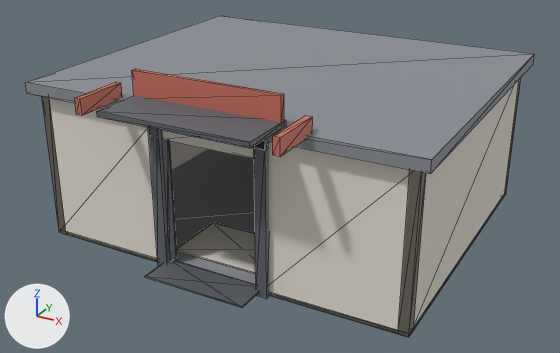
An edit to the glTF model projects/rv/assets/models/rv/rv_store.gltf, drawn before and after from the same camera.
Both versions are drawn from a 50 mm camera at (5.75, -10.98, 6.11) aimed at (0.0, -0.53, 0.89). Every picture has the same lights, and +X, +Y and +Z are marked at lower left. The first picture is the older version. Mesh edges are drawn as thin lines. Vertices at exactly the same position are counted once.

Names of what the first picture shows: 'RV_Store'.
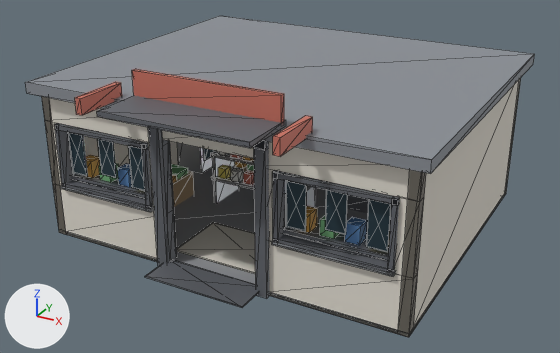
Diff of the bpy script that builds the scene:
```diff
--- a/projects/rv/assets/models/rv/rv_store.gltf.py
+++ b/projects/rv/assets/models/rv/rv_store.gltf.py
@@ me_rv_store @@
-me_rv_store.from_pydata(...)  # 168 vertices, 276 faces; spans x -3.25..3.25, y -3.46..2.75, z 0.0..3.09
+me_rv_store.from_pydata(...)  # 1272 vertices, 1956 faces; spans x -3.25..3.25, y -3.46..2.75, z -0.61..3.09
+# me_rv_store part 1: a new loose piece, a box spanning x -2.84..-1.06, y -2.66..-2.44, z 1.91..1.99, in mat_store_trim (grey #696c73)
+# me_rv_store part 2: a new loose piece, a box spanning x -2.84..-1.06, y -2.66..-2.44, z 0.91..0.99, in mat_store_trim (grey #696c73)
+# me_rv_store part 3: a new loose piece, a box spanning x -2.84..-2.76, y -2.66..-2.44, z 0.9..2.0, in mat_store_trim (grey #696c73)
+# me_rv_store part 4: a new loose piece, a box spanning x -1.14..-1.06, y -2.66..-2.44, z 0.9..2.0, in mat_store_trim (grey #696c73)
+# me_rv_store part 5: a new loose piece, a box spanning x -2.8..-1.1, y -2.51..-2.09, z 1.02..1.08, in mat_store_trim (grey #696c73)
+# me_rv_store part 6: a new loose piece, a box spanning x 1.06..2.84, y -2.66..-2.44, z 1.91..1.99, in mat_store_trim (grey #696c73)
+# me_rv_store part 7: a new loose piece, a box spanning x 1.06..2.84, y -2.66..-2.44, z 0.91..0.99, in mat_store_trim (grey #696c73)
+# me_rv_store part 8: a new loose piece, a box spanning x 1.06..1.14, y -2.66..-2.44, z 0.9..2.0, in mat_store_trim (grey #696c73)
+# me_rv_store part 9: a new loose piece, a box spanning x 2.76..2.84, y -2.66..-2.44, z 0.9..2.0, in mat_store_trim (grey #696c73)
+# me_rv_store part 10: a new loose piece, a box spanning x 1.1..2.8, y -2.51..-2.09, z 1.02..1.08, in mat_store_trim (grey #696c73)
+# me_rv_store part 11: a new loose piece, a box spanning x -0.76..-0.6, y -0.46..-0.3, z 0.56..0.76, in mat_store_sign (red #ce7665)
+# me_rv_store part 12: 32 vertices removed from x -2.8..-0.2, y 1.89..2.39, z 0.0..2.1; 808 vertices added at x -3.1..2.46, y -2.67..2.12, z 0.0..2.34
+# me_rv_store part 13: 80 vertices added at x 0.8..3.1, y -2.67..-2.19, z 0.89..2.0
+# other edits to the shape of me_rv_store do not show in these pictures
 me_rv_store.materials.append(mat_store_wall)
@@ me_rv_store @@
 me_rv_store.materials.append(mat_store_sign)
+me_rv_store.materials.append(mat_store_default)  # grey #bcbcbc
+me_rv_store.materials.append(mat_store_steel)  # grey #b1b5ba
+me_rv_store.materials.append(mat_store_glass)  # dark blue #304550
+me_rv_store.materials.append(mat_store_white)  # white #efede7
+me_rv_store.materials.append(mat_store_warm)  # orange #dfaa50
+me_rv_store.materials.append(mat_store_green)  # green #76b17c
+me_rv_store.materials.append(mat_store_blue)  # blue #5986bc
+me_rv_store.materials.append(mat_store_yellow)  # yellow #e7d469
+me_rv_store.materials.append(mat_store_wood)  # beige #aa906f
```

Pixel boxes (x1, y1, x2, y2) of what changed, in the pictures (560 x 353 px):
part 1 of me_rv_store, added
    after: (54, 124, 148, 149)
part 2 of me_rv_store, added
    after: (62, 180, 153, 209)
part 3 of me_rv_store, added
    after: (54, 123, 74, 186)
part 4 of me_rv_store, added
    after: (141, 142, 153, 209)
part 5 of me_rv_store, added
    after: (71, 173, 145, 198)
part 6 of me_rv_store, added
    after: (272, 171, 399, 204)
part 7 of me_rv_store, added
    after: (275, 234, 394, 271)
part 8 of me_rv_store, added
    after: (272, 170, 286, 243)
part 9 of me_rv_store, added
    after: (387, 196, 400, 273)
part 10 of me_rv_store, added
    after: (283, 223, 389, 260)
part 11 of me_rv_store, added
    after: (243, 170, 254, 185)
part 12 of me_rv_store, reshaped
    after: (42, 97, 316, 262)
part 13 of me_rv_store, added
    after: (269, 142, 426, 337)
